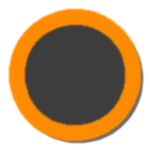
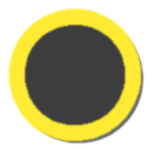
Comparing the layer stacks of the two 150 × 150 images. Changes:
painted on "Layer" over (7, 7, 143, 143)
